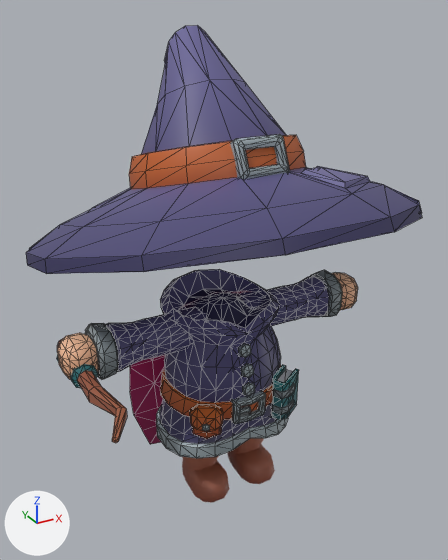
Before and after pictures for a commit that changed the glTF model web/public/models/kaykit/parts/Mage.glb.
The view is the same before and after, from a 50 mm lens placed at (-1.58, -2.89, 2.8), pointed at (-0.04, -0.09, 1.41). Lighting does not change. The marker at lower left points along +X, +Y and +Z. The picture after the commit comes second. Mesh edges are drawn as thin lines on the coarser meshes. Where no turn or scale is listed for an object, it has been applied to the vertices.

The first picture shows '1H_Wand', 'Mage_ArmLeft', 'Mage_ArmRight', 'Mage_Body', 'Mage_Cape', 'Mage_Hat', 'Mage_LegLeft', 'Mage_LegRight'.
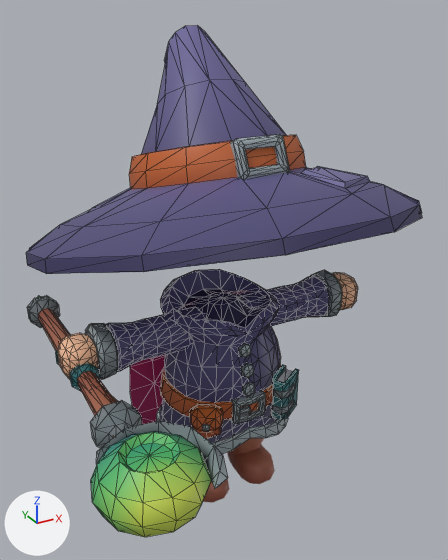
What differs and where, as boxes [x1, y1, x2, y2] in the pictures (448 x 560 px):
'2H_Staff', added (green)
    after: [27, 296, 228, 537]
'Mage_LegRight', unchanged, covered by the edit
    before: [181, 456, 230, 503]
    after: [203, 478, 230, 503]
'1H_Wand', unchanged, covered by the edit
    before: [57, 339, 127, 443]
    after: [57, 344, 118, 439]

The change, as a list of edits to the scene's bpy script:
```text
Add me_cylinder_039:
    me_cylinder_039.from_pydata(...)  # 218 vertices, 440 faces; spans x -0.25..0.33, y -1.25..0.9, z -0.15..0.15
    me_cylinder_039.materials.append(mat_mage_texture)  # picture img_mage_texture
Add ob_2h_staff:
    ob_2h_staff = bpy.data.objects.new('2H_Staff', me_cylinder_039)
    ob_2h_staff.location = (-0.883, 0.0, 1.049)
```
